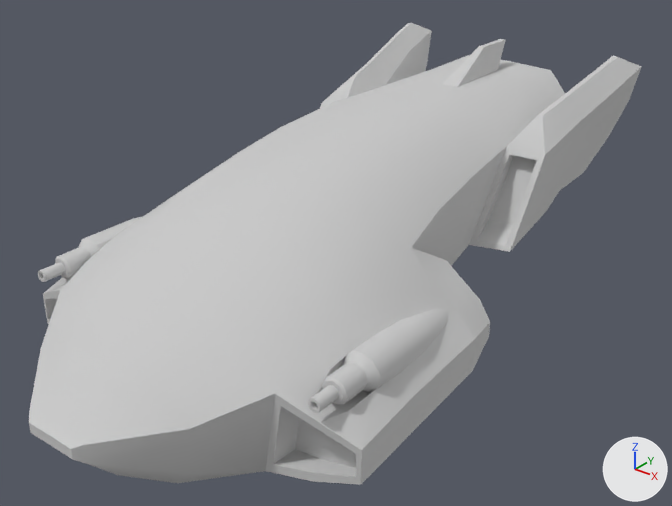
What one commit did to the FBX model Galactic Battle League/Assets/Models/Tank_Tech_Light.FBX.
Camera for both pictures: a 50 mm camera at (3.37, -4.25, 3.7) aimed at (0.03, -0.07, 1.11). Every picture has the same lights, and +X, +Y and +Z are marked at lower right. Where no turn or scale is listed for an object, it has been applied to the vertices.

The first picture shows 'Tank_Tech_Light_Body', 'Tank_Tech_Light_Canons'.
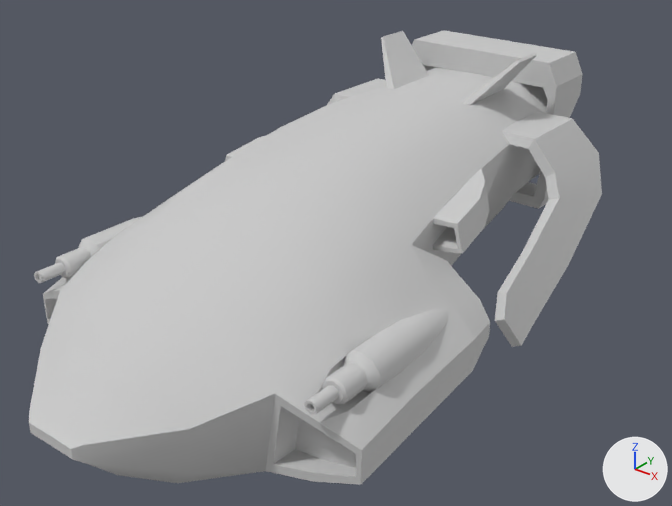
Boxes [x1, y1, x2, y2] around the edits, measured in the pictures (672 x 506 px; the box of a moved part takes in the faces that stretch with it):
'Tank_Tech_Light_Body', reshaped (7% narrower): before [29, 23, 642, 485]; after [29, 30, 602, 485]
'Tank_Tech_Light_Canons', reshaped, moved, rescaled, turned: before [38, 247, 368, 413]; after [34, 247, 368, 415]
part 1 of me_mesh_001, deleted: before [442, 39, 505, 87]
part 2 of me_mesh_001, moved or reshaped: before [320, 23, 642, 291]; after [225, 30, 602, 347]
part 3 of me_mesh, moved or reshaped: before [308, 363, 347, 413]; after [304, 364, 347, 414]

The edits, one by one:
Material 'Material #162' (mat_material__162) is new.
Its base color is (0.588, 0.588, 0.588) (light grey #cacaca).
Its roughness is 0.859.
me_mesh has 114 vertices, 104 faces and spans x -165.0..165.0, y -11.0..11.0, z -31.0..31.0.
me_mesh is used by ob_tank_tech_light_canons; location (0.0, -1.327, 1.169); rotation (-1.571, 0.0, 0.0), in degrees (-90, 0, 0); scale (0.00683, 0.00683, 0.0058).
me_mesh no longer uses material mat_material__0 (light grey #cacaca).
me_mesh part 3: the loose piece of 57 vertices spanning x 142.0..165.0, y -11.0..11.0, z -31.0..31.0 is turned -90.7 degrees about the x axis through the mesh origin and scaled by 0.681, in mat_material__162 (light grey #cacaca).
me_mesh now uses material mat_material__162 (light grey #cacaca).
me_mesh_001 is used by ob_tank_tech_light_body; location (0.0, 0.0, 0.0).
me_mesh_001 had 692 vertices, 1262 faces and spanned x -1.25..1.25, y -2.24..2.24, z 0.33..2.1.
me_mesh_001 no longer uses material mat_material__0 (light grey #cacaca).
me_mesh_001 now has 720 vertices, 641 faces and spans x -1.31..1.31, y -2.24..2.22, z 0.33..2.18.
me_mesh_001 part 1: the loose piece of 8 vertices spanning x -0.07..0.07, y 1.17..1.96, z 1.87..2.1 is deleted.
me_mesh_001 part 2: 193 vertices removed from x -1.0..1.0, y -0.36..2.16, z 0.95..2.1; 235 vertices added at x -1.31..1.31, y -0.36..2.12, z 0.82..2.18.
me_mesh_001 now uses material mat_material__162 (light grey #cacaca).
Object 'Tank_Tech_Light_Canons' (ob_tank_tech_light_canons) turns from (-90, 0, 0) to (0, 0, 0) degrees about x, y and z.
Object 'Tank_Tech_Light_Canons' (ob_tank_tech_light_canons) moves from (0.0, -1.327, 1.169) to (0.0, -1.321, 1.168).
Object 'Tank_Tech_Light_Canons' (ob_tank_tech_light_canons) is rescaled from (0.00683, 0.00683, 0.0058) to (0.01, 0.01, 0.01).
